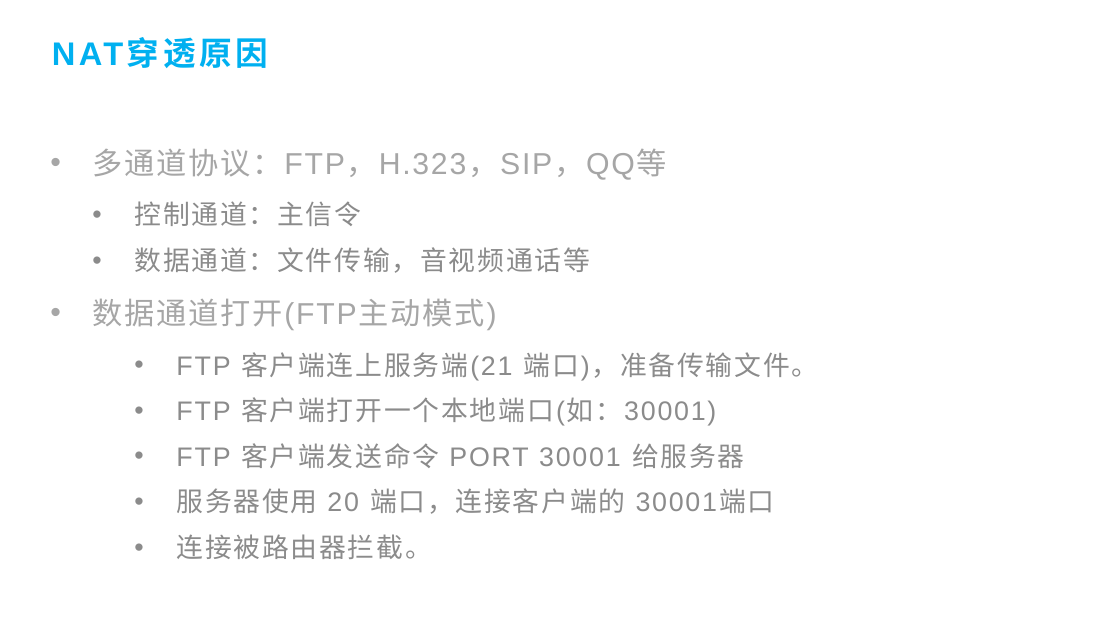
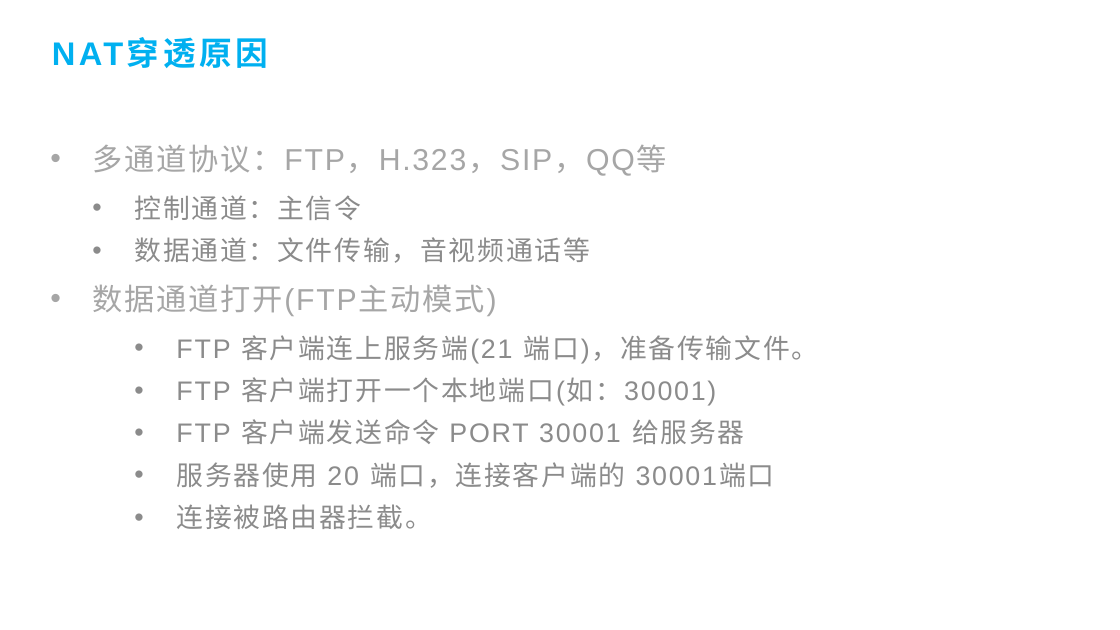
Before and after one commit to fengyuan-liang/notes, a slide deck: slide 32 of 树莓派与内网穿透.pptx (slide 18 before the commit). Drawn at 1120x630 pixels with LibreOffice and Linux fonts; fonts in the diff are those of the drawing; background and template pictures are left out. Boxes give left, top, right and bottom in pixels: in the first picture for what was removed or moved away, otherwise in the second. Text is boxed around its words. In the diff, an @@ line names an element or a change of style, - is before the commit and + after.

```diff
--- a/树莓派与内网穿透.pptx
+++ b/树莓派与内网穿透.pptx
@@ text "多通道协议：FTP，H.323，SIP，QQ等" at [92,145,819,529]: line spacing 1.3 to 1.2; line spacing 1.2 to 1.1 @@
```
Also in this commit, not shown: 3 other slides changed, 15 slides added, 1 slide removed, 1 other file.
